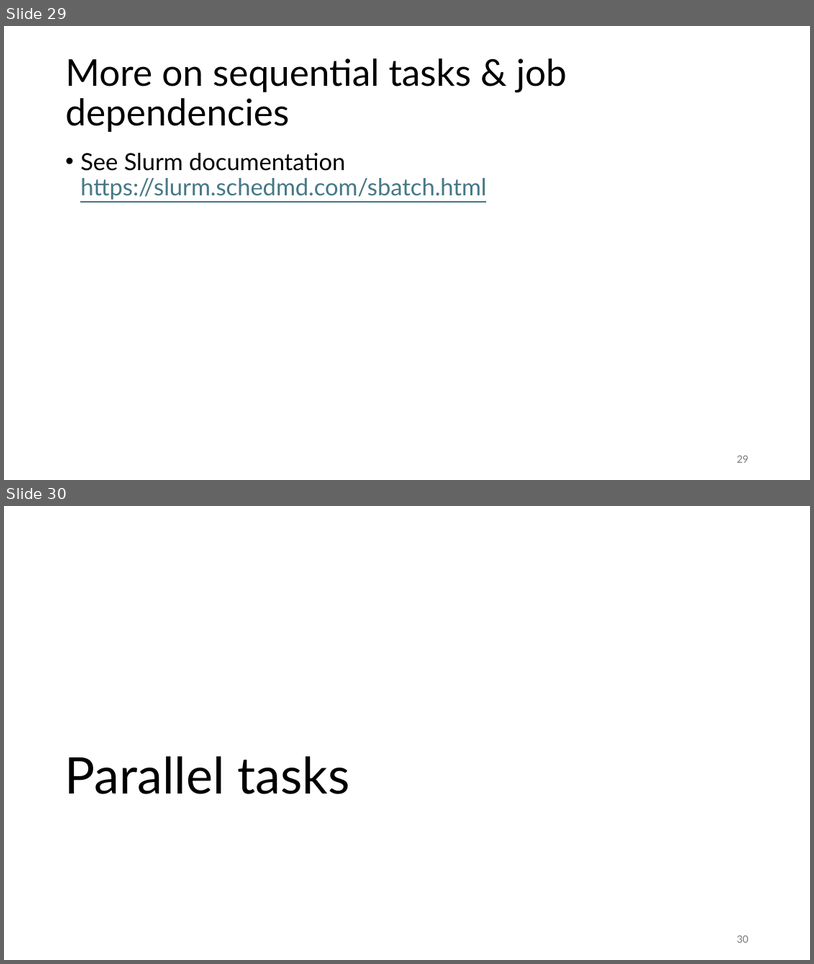
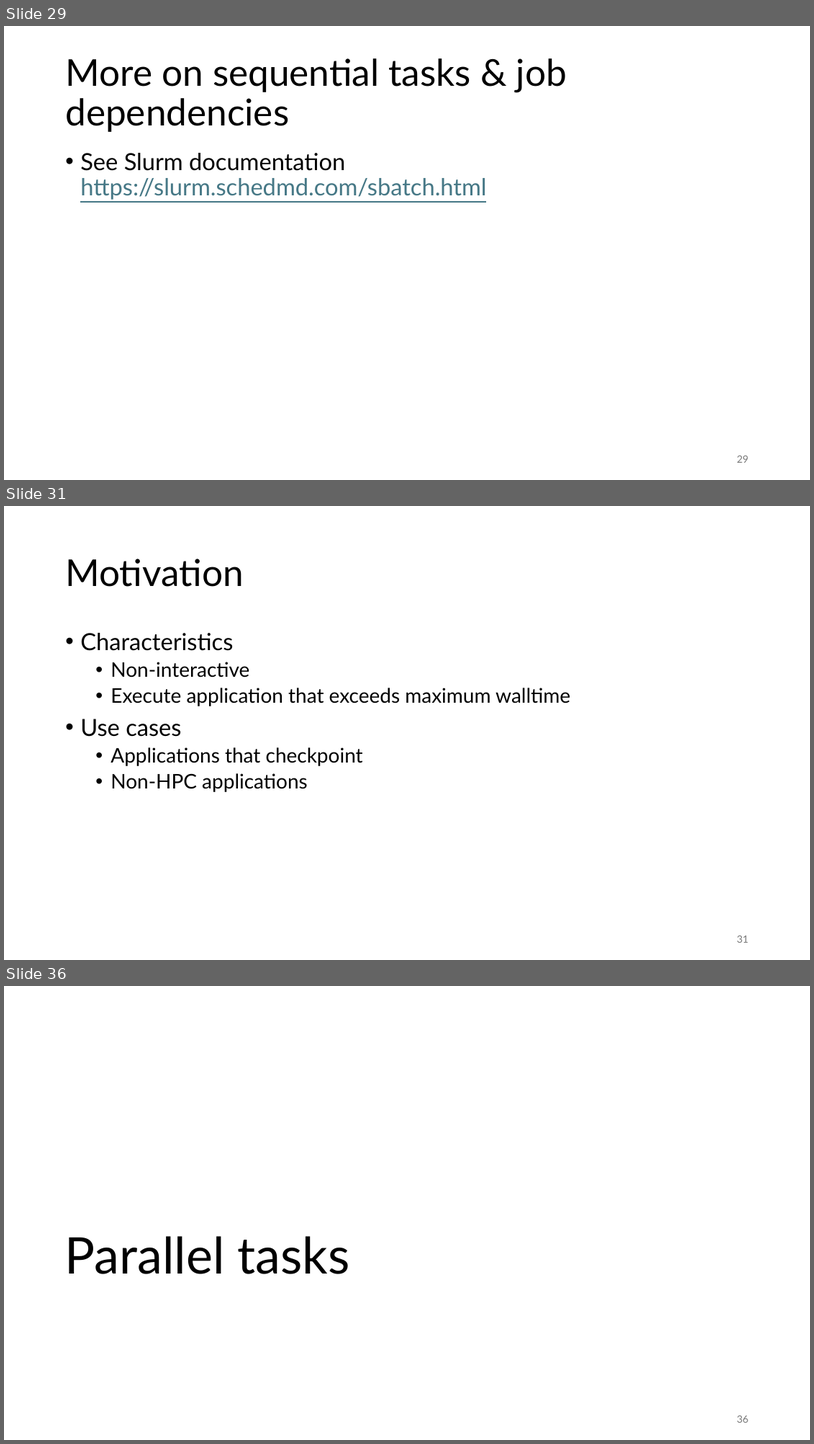
Before and after one commit to gjbex/Workflows-for-HPC, a slide deck: workflow_for_HPC.pptx. Shown one above the other, each under a label of ours: slides 29 and 30 before the commit, slides 29, 31 and 36 after it; the slides between them are not shown. The pictures are 814x964 and 814x1444 pixels, drawn with LibreOffice and Linux fonts; fonts in the diff are those of the drawing. Boxes give left, top, right and bottom in pixels: in the first picture for what was removed or moved away, otherwise in the second. Text is boxed around its words. In the diff, an @@ line names an element or a change of style, - is before the commit and + after.

```diff
--- a/workflow_for_HPC.pptx
+++ b/workflow_for_HPC.pptx
@@ slide 31 added at box(4, 506, 810, 960), background #FFFFFF @@
@@ title added at box(65, 559, 244, 587), 44 pt, text #000000 @@
+Motivation
@@ text added at box(80, 633, 571, 792), 24 pt, text #000000 @@
+• Characteristics
+  • Non-interactive
+  • Execute application that exceeds maximum walltime
+• Use cases
+  • Applications that checkpoint
+  • Non-HPC applications
@@ page number added at box(737, 935, 748, 942), 12 pt, text #797979 @@
+31
@@ what was slide 30 is now slide 36 @@
@@ page number at box(737, 1415, 748, 1422): text changed @@
-30
+36
```
Also in this commit, not shown: 5 other slides added.
